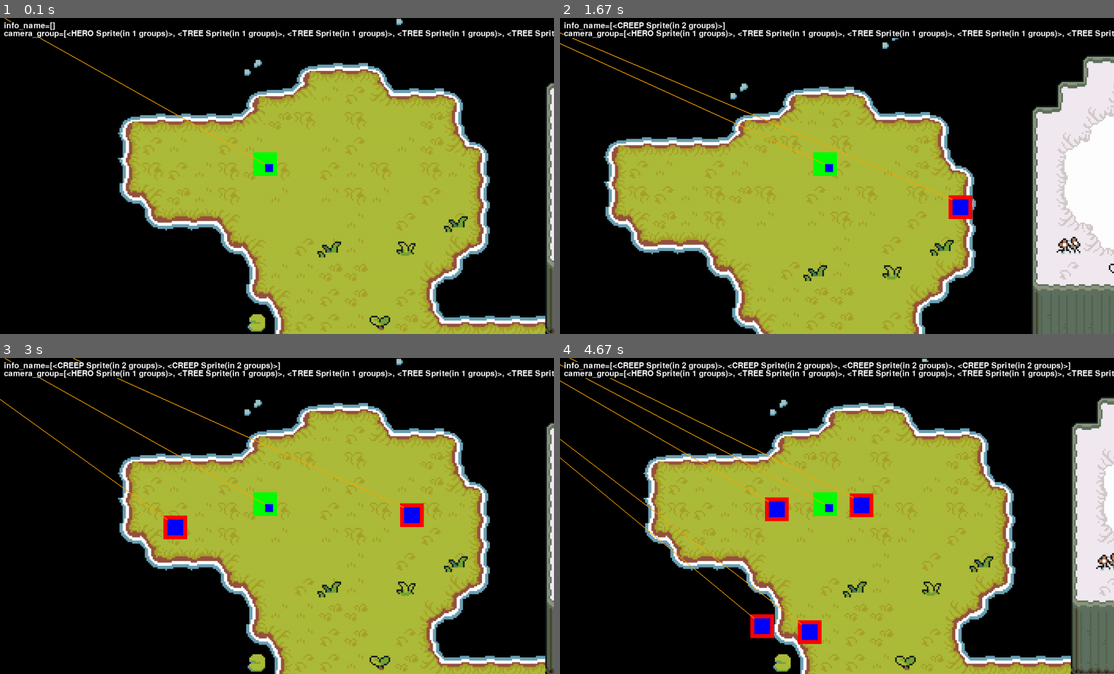
Above: before the commit, frames 1-4 (two rows, left to right).
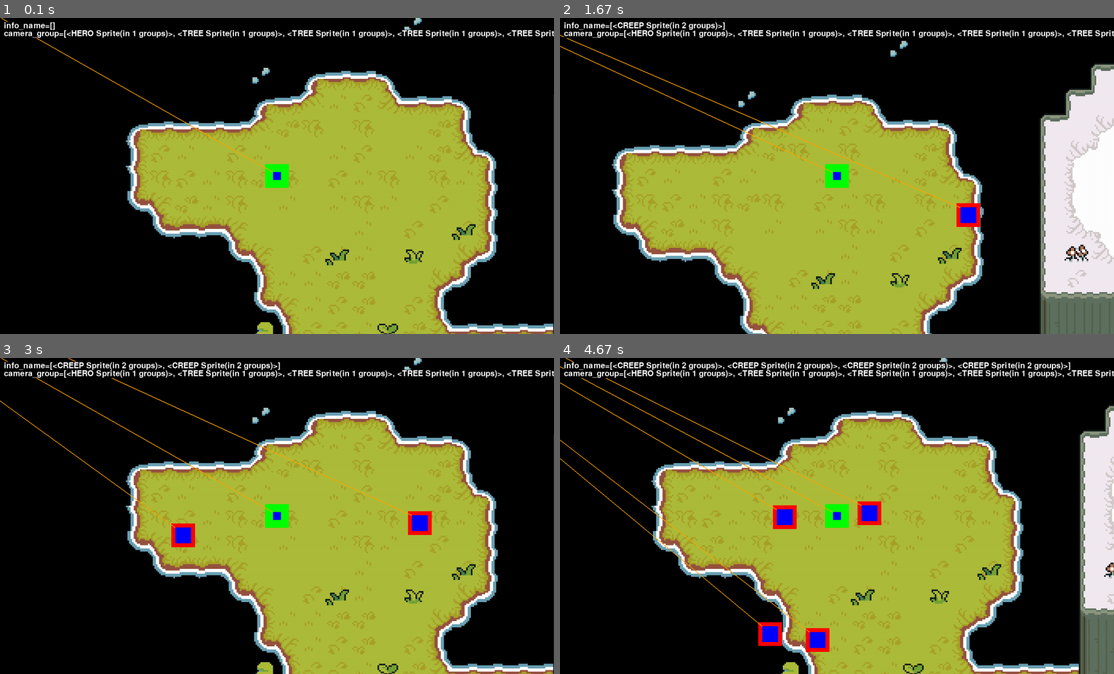
Above: after the commit, the same moments.

Repository: ArcherWayne/pygame_windranger_simulator
Game: pygame game, started from main.py
The game is run twice, just before and just after one commit, with the same random seed, the same clock (stepped at 60 frames per second) and the same inputs.
Inputs:
- Up to frame 1 (0.1 s): no input
- Up to frame 2 (1.67 s): hold D 0.33-0.8 s; hold W 0.83-1.13 s; hold D 1.17-1.63 s
- Up to frame 3 (3 s): hold A 1.67-2.2 s; hold S 2.23-2.53 s; hold A 2.57-2.97 s
- Up to frame 4 (4.67 s): hold W 3-3.37 s; hold D 3.4-4.03 s; hold S 4.07-4.43 s; hold A from 4.47 s (still down)

The runs differ from the first frame. In frame 1, 16% of the frame differs, in the area x 0-100%, y 0-100%; in frame 2, 18%; in frame 3, 18%; in frame 4, 21%.

Commit message:
proper collision

Diff:
--- a/creep.py
+++ b/creep.py
@@ -30,8 +30,7 @@
 		# graphics
 		self.image = pygame.Surface((CREEP_WIDTH, CREEP_HEIGHT)).convert_alpha()
 		self.image.fill(RED)
-		self.rect = pygame.Rect(
-			0, 0, CREEP_COLLISION_WIDTH, CREEP_COLLISION_HEIGHT)
+		self.rect = pygame.Rect(0, 0, CREEP_COLLISION_WIDTH, CREEP_COLLISION_HEIGHT)
 		self.rect.center = self.pos
 		self.old_rect = self.rect.copy()
 
--- a/hero.py
+++ b/hero.py
@@ -10,14 +10,15 @@
 
 		# position
 		self.pos = pygame.math.Vector2()
-		self.pos.x = window_size[0]/2
-		self.pos.y = window_size[1]/2
+		self.pos.x = WIN_WIDTH/2
+		self.pos.y = WIN_HEIGTH/2
 
 		# graphics
 		# self.image = pygame.transform.scale(pygame.image.load("assets/graphics/windranger/windranger_idle_animation1.png").convert_alpha(), (HERO_WIDTH, HERO_HEIGHT))
 		self.image = pygame.Surface((HERO_WIDTH, HERO_HEIGHT)).convert_alpha()
 		self.image.fill(GREEN)
-		self.rect = self.image.get_rect(center = (self.pos[0], self.pos[1]))
+		# self.rect = self.image.get_rect(center = (self.pos[0], self.pos[1]))
+		self.rect = pygame.Rect(0, 0, HERO_COLLISION_WIDTH, HERO_COLLISION_HEIGHT)
 		self.old_rect = self.rect.copy()
 
 		# movement
--- a/me_camera_base_camera.py
+++ b/me_camera_base_camera.py
@@ -70,10 +70,20 @@
 
 		# elements
 		for sprite in sorted(self.sprites(), key = lambda sprite: sprite.rect.centery):
-			offset_pos = sprite.rect.topleft - self.offset
-			# self.display_surf.blit(sprite.image, offset_pos)
-			self.display_surf.blit(sprite.image, (offset_pos[0]-sprite.rect.size[0]+0.5*sprite.image.get_width(), \
-				offset_pos[1]-sprite.rect.size[1]+0.5*sprite.image.get_height()))
+			if sprite.type == 'hero':
+					# hero_offset = self.offset
+					offset_pos = sprite.rect.topleft - self.offset
+					self.display_surf.blit(sprite.image, (offset_pos[0]-0.5*(sprite.image.get_width()-sprite.rect.size[0]), \
+						offset_pos[1]-0.5*(sprite.image.get_height()-sprite.rect.size[1])))
+					# self.display_surf.blit(sprite.image, (offset_pos[0]-sprite.rect.size[0]+0.5*sprite.image.get_width(), \
+					# 	offset_pos[1]-sprite.rect.size[1]+0.5*sprite.image.get_height()))
+
+
+			else:
+					offset_pos = sprite.rect.topleft - self.offset
+					# self.display_surf.blit(sprite.image, offset_pos)
+					self.display_surf.blit(sprite.image, (offset_pos[0]-sprite.rect.size[0]+0.5*sprite.image.get_width(), \
+						offset_pos[1]-sprite.rect.size[1]+0.5*sprite.image.get_height()))
 
 
 	def show_collision_area(self):
@@ -110,6 +120,7 @@
 					pygame.draw.line(self.display_surf, ORANGE, (-player.rect.topleft[0], -player.rect.topleft[1]), sprite.rect.topleft - self.offset, 2)
 					# NOTE: 实现方法: 向量起始坐标是绝对位置, 终点坐标是相机的相对位置
 					# 指向的是实际的rect的位置, image只是显示图像的, 没有实际逻辑功能
+					# 绝对位置和相对位置的转换关系: 相对位置 = 绝对位置 - offset
 
 			for sprite in self.sprites():
 				if sprite.type == 'hero':
--- a/tempCodeRunnerFile.py
+++ b/tempCodeRunnerFile.py
@@ -1 +1,2 @@
-(10, 10, 10, 10))
+
+		self.pos.y = WIN_HEIGTH/2
